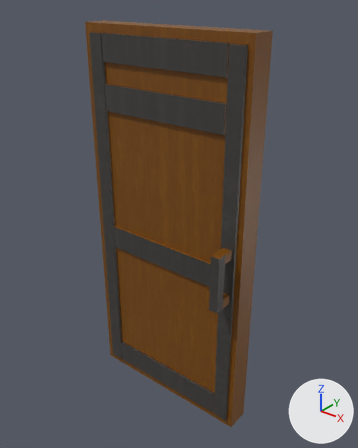
Renders of the OBJ model resources/gate/model/door_left.obj from each side of a commit.
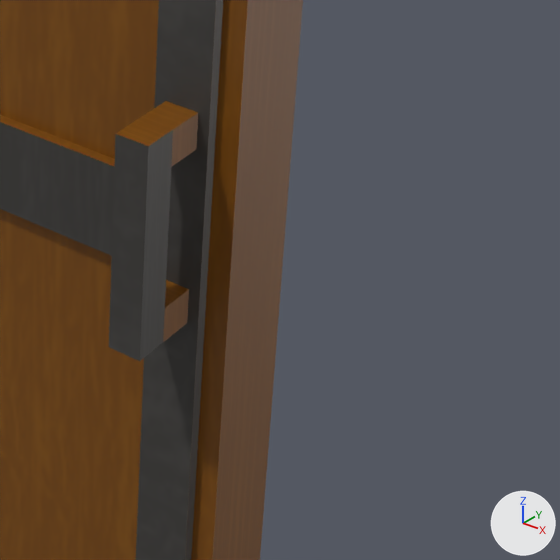
Each version appears first whole from a 50 mm camera at (143.1, -130.2, 138.6) aimed at (38.0, 1.2, 57.2), and next in a close-up on the part from 51% to 90% of the width and 50% to 81% of the height. Arrows for +X, +Y and +Z are at lower right; the lights stay in place. The last two pictures show the newer version. Where no turn or scale is listed for an object, it has been applied to the vertices.

Names of what the first close-up shows: '立方体.005'.
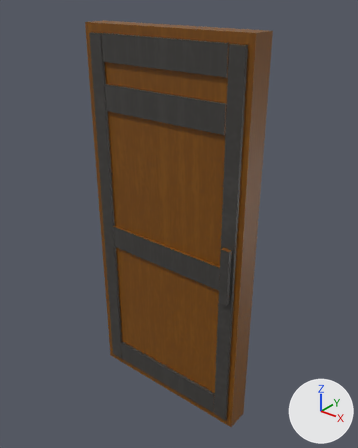
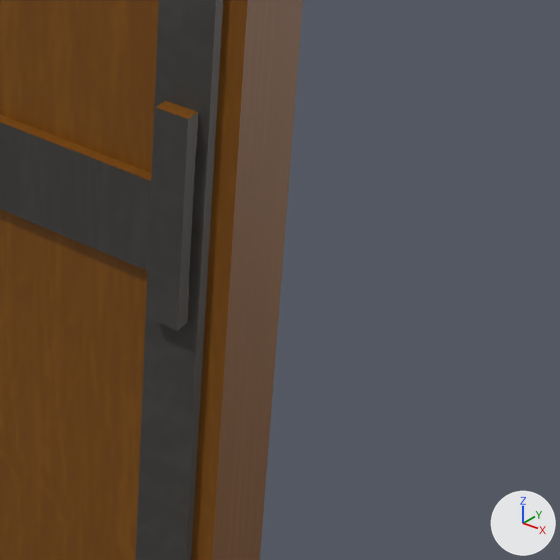
The change, as a list of edits to the scene's bpy script:
```text
Change me_立方体_005:
    used by ob_立方体_005; location = (0.0, 0.0, 0.0)
    before: 64 (66.0, -9.6, 54.8) at pixel (170, 167), 65 (62.7, -9.6, 54.8), 67 (66.0, -9.6, 58.4) at pixel (172, 129), 68 (62.7, -9.6, 58.4) at pixel (139, 117), 72 (66.0, -9.6, 37.1) at pixel (162, 342)
    before: 73 (62.7, -9.6, 37.1), 75 (66.0, -9.6, 40.7) at pixel (164, 308), 76 (62.7, -9.6, 40.7)
    remove me_立方体_005.from_pydata(...)  # 80 vertices, 120 faces; spans x 0.6..69.5, y -13.1..4.6, z -21.8..126.5
    add me_立方体_005.from_pydata(...)  # 80 vertices, 120 faces; spans x 0.6..69.5, y -7.3..4.6, z -21.8..126.5
    me_立方体_005 part 1: the loose piece of 8 vertices spanning x 62.7..66.0, y -13.1..-9.5, z 37.1..58.4 is scaled about its middle by (1, 0.414, 1), then moved by (0.0, 4.8, 0.0)
    me_立方体_005 part 2
    add for i in [64, 65, 67, 68, 72, 73, 75, 76]: me_立方体_005.vertices[i].co += Vector((0.0, 3.8, 0.0))
```

Where the change shows, as pixel boxes [x1, y1, x2, y2] in the close-ups (560 x 560 px; the box of a moved part takes in the faces that stretch with it):
part 1 of me_立方体_005, moved or reshaped
    before: [109, 117, 173, 361]
    after: [147, 101, 198, 331]
part 2 of me_立方体_005, moved or reshaped
    before: [141, 101, 198, 342]
    after: [167, 101, 198, 318]
